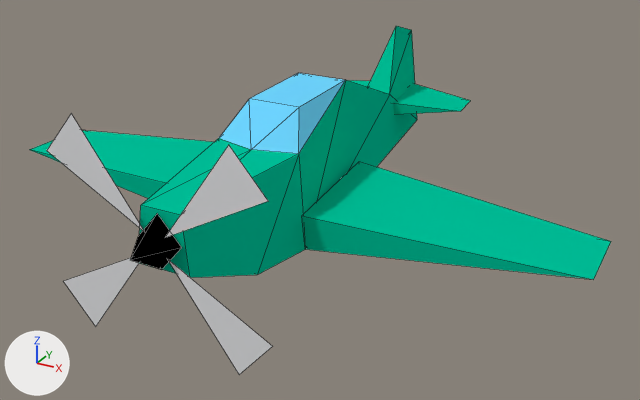
One commit to the Blender file models/bf109.blend: the scene before it, then after it.
The view is the same before and after, from a 50 mm camera at (7.24, -12.13, 5.91) aimed at (0.41, 0.29, -0.3). Lighting does not change. The marker at lower left points along +X, +Y and +Z. Mesh edges are drawn as thin lines.

The older version as bpy lines, for what is in view:
```python
mat_body = diffuse_material('body')
mat_body.base_color = (0.0, 0.529, 0.318)  # cyan #00c099
me_cube = bpy.data.meshes.new('Cube')
me_cube.from_pydata(...)  # 60 vertices, 54 faces; spans x -5.34..5.34, y -4.17..5.04, z -1.25..2.13
# faces by material slot: [4, 4, 6, 40]
me_cube.materials.append(mat_propeller)  # white #e2e3e5
me_cube.materials.append(mat_cone)  # black #000000
me_cube.materials.append(mat_canopy)  # cyan #70d7ff
me_cube.materials.append(mat_body)  # cyan #00c099
ob_plane = bpy.data.objects.new('plane', me_cube)
ob_plane.location = (0.0, 0.0, 0.0)
```
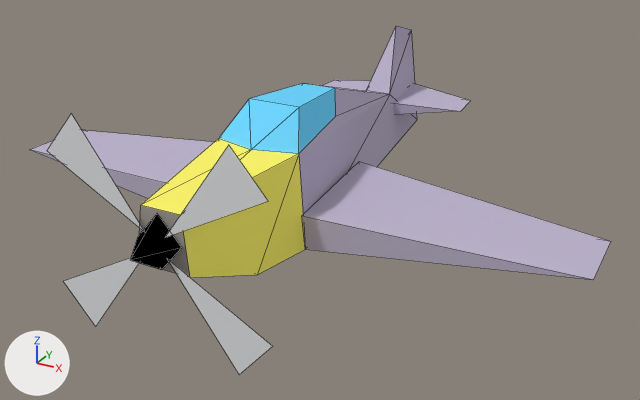
Boxes (x1, y1, x2, y2) around the edits, measured in the pictures (640 x 400 px; the box of a moved part takes in the faces that stretch with it):
```json
{"object": "plane", "change": "recoloured, reshaped", "before": [29, 26, 611, 375], "after": [29, 26, 611, 375]}
{"part": 1, "of": "me_cube", "change": "moved or reshaped", "before": [250, 73, 390, 214], "after": [250, 83, 390, 214]}
{"part": 2, "of": "me_cube", "change": "recoloured", "before": [141, 138, 305, 278], "after": [141, 138, 305, 278], "on screen": "cyan to yellow"}
{"part": 3, "of": "me_cube", "change": "recoloured", "before": [139, 205, 190, 277], "after": [139, 205, 190, 277], "on screen": "cyan to grey"}
```

Scene script edits in JSON lines:
```json
{"op": "set", "path": "mat_body.base_color", "old": "(0.0, 0.529, 0.318)", "new": "(0.514, 0.463, 0.612)", "note": "cyan #00c099 -> light grey #beb5cd"}
{"op": "add", "block": "mat_engine", "code": ["mat_engine = diffuse_material('engine')", "mat_engine.base_color = (1.0, 0.925, 0.153)  # yellow #fff66d"]}
{"op": "add", "block": "mat_body_back", "code": ["mat_body_back = diffuse_material('body_back')", "mat_body_back.base_color = (0.373, 0.341, 0.31)  # grey #a49e97"]}
{"op": "add", "block": "mat_canopy_noborders", "code": ["mat_canopy_noborders = diffuse_material('canopy_noborders')", "mat_canopy_noborders.base_color = (0.162, 0.68, 1.0)  # cyan #70d7ff"]}
{"block": "me_cube", "where": "# used by ob_plane; location = (0.0, 0.0, 0.0)"}
{"op": "remove", "block": "me_cube", "code": "me_cube.from_pydata(...)  # 60 vertices, 54 faces; spans x -5.34..5.34, y -4.17..5.04, z -1.25..2.13"}
{"op": "add", "block": "me_cube", "code": "me_cube.from_pydata(...)  # 62 vertices, 54 faces; spans x -5.34..5.34, y -4.17..5.04, z -1.25..2.13"}
{"block": "me_cube", "change": "me_cube part 1"}
{"block": "me_cube", "change": "6 faces are deleted"}
{"block": "me_cube", "change": "2 vertices move from x -0.47..0.47, y 1.11, z 1.65 to x -0.32..0.32, y 1.0, z 1.51"}
{"block": "me_cube", "change": "2 vertices are added at (0.51, 0.66, 1.13), (-0.51, 0.66, 1.13)"}
{"block": "me_cube", "change": "2 new faces join them, mat_canopy (cyan #70d7ff)"}
{"block": "me_cube", "change": "4 new faces join them, mat_body (light grey #beb5cd)"}
{"block": "me_cube", "change": "me_cube part 2: 7 faces spanning x -0.85..0.85, y -3.51..-1.0, z -0.58..1.04 switch from mat_body (cyan #00c099) to mat_engine (yellow #fff66d)"}
{"block": "me_cube", "change": "me_cube part 3: 1 face spanning x -0.46..0.46, y -3.51..-3.48, z 0.0..0.91 switches from mat_body (cyan #00c099) to mat_body_back (grey #a49e97)"}
{"op": "add", "block": "me_cube", "code": "me_cube.materials.append(mat_body_back)  # grey #a49e97"}
{"op": "add", "block": "me_cube", "code": "me_cube.materials.append(mat_canopy_noborders)  # cyan #70d7ff"}
```
